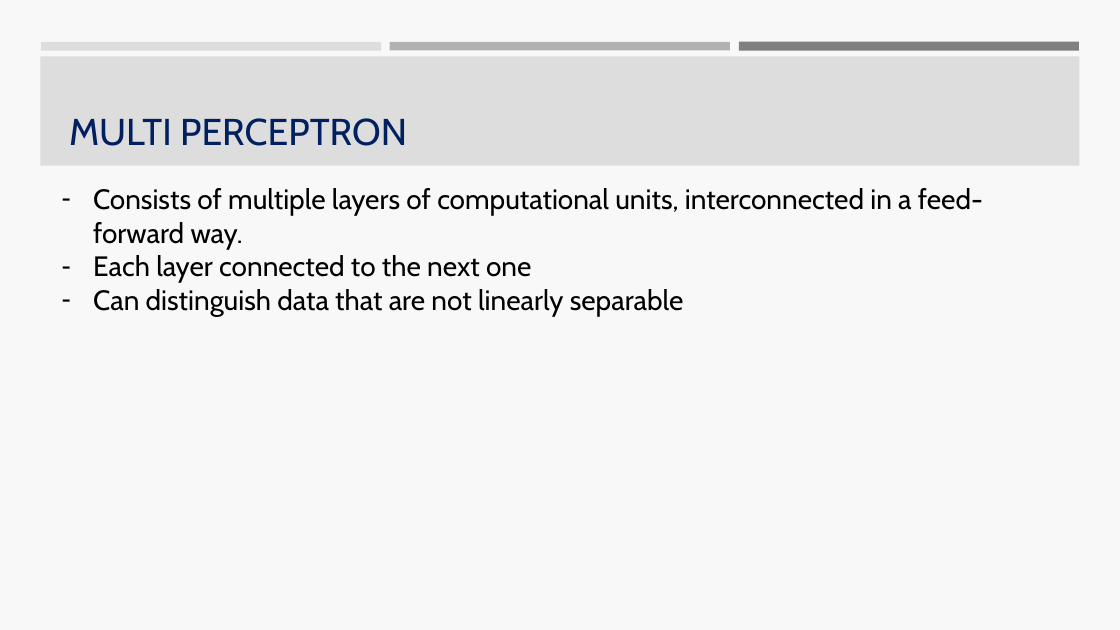
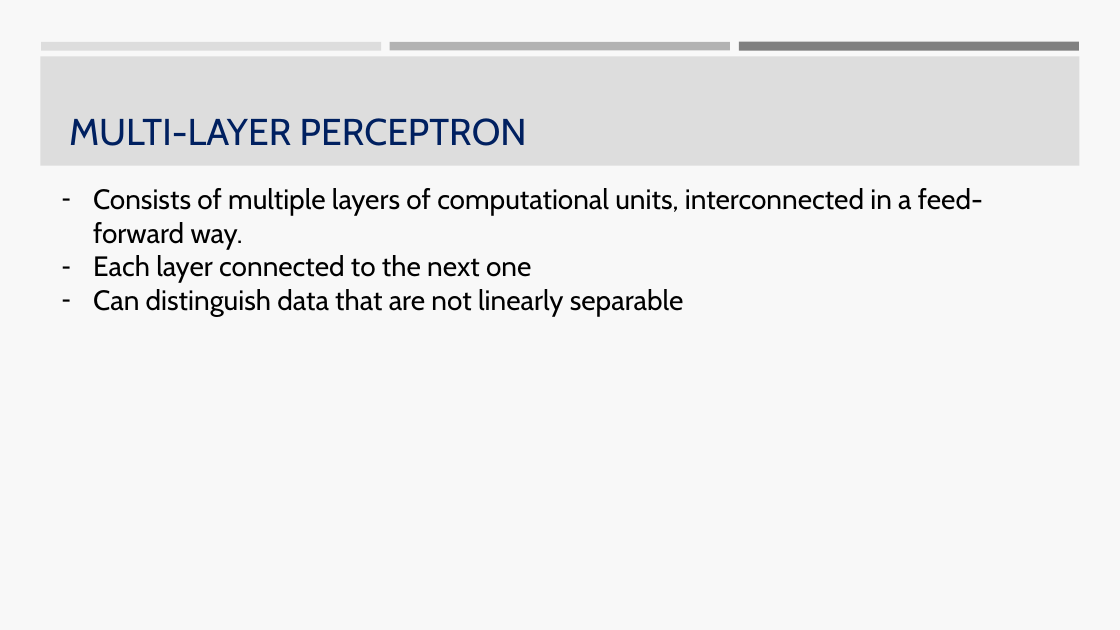
Before and after one commit to SnehalAdsule/CSCI544_Lyrics-Sentimental-Analysis-and-Mood-Classification, a slide deck: slide 12 of nlpproject.pptx (slide 10 before the commit). Drawn at 1120x630 pixels with LibreOffice and Linux fonts; fonts in the diff are those of the drawing. Boxes give left, top, right and bottom in pixels: in the first picture for what was removed or moved away, otherwise in the second. Text is boxed around its words. In the diff, an @@ line names an element or a change of style, - is before the commit and + after.

```diff
--- a/nlpproject.pptx
+++ b/nlpproject.pptx
@@ title at (69, 118, 527, 146): text changed @@
-MULTI PERCEPTRON
+MULTI-LAYER PERCEPTRON
```
Also in this commit, not shown: 6 other slides changed, 4 slides added, 1 slide removed.
